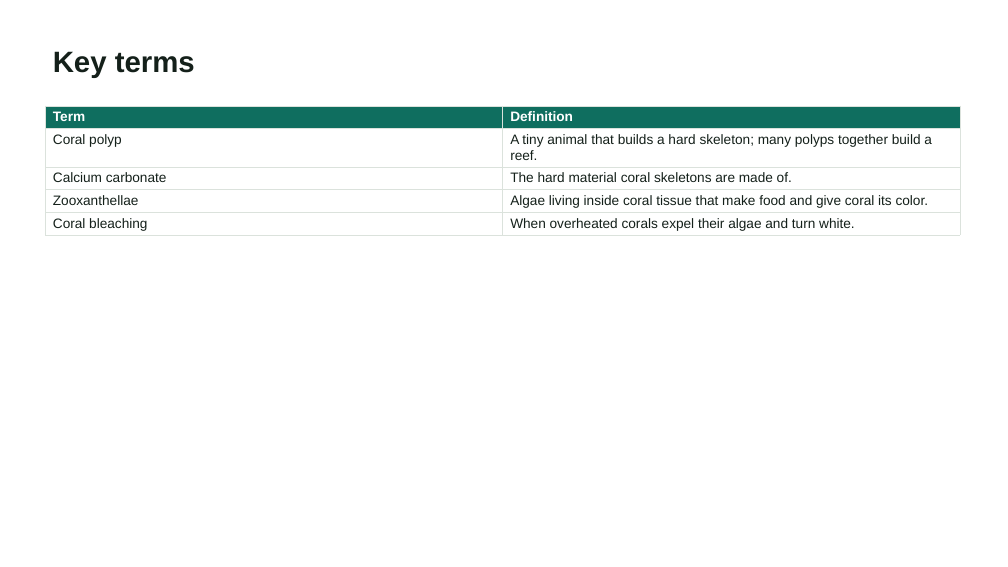
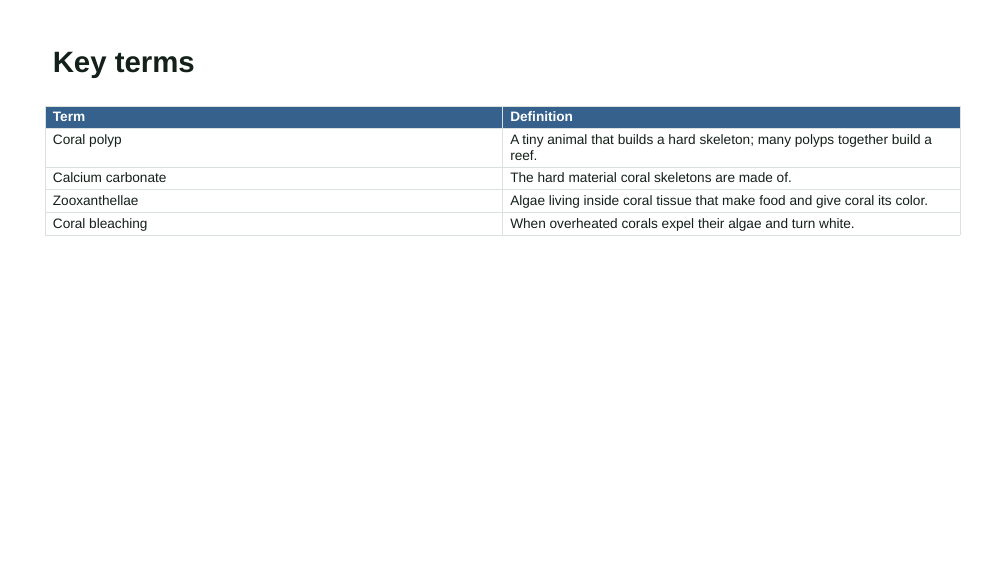
Before and after one commit to ginoangelo/skills-introduction-to-github, a slide deck: slide 6 of fieldwork/screenshots/sample-export-study-guide.pptx. Drawn at 1008x567 pixels with LibreOffice and Linux fonts; fonts in the diff are those of the drawing. Boxes give left, top, right and bottom in pixels: in the first picture for what was removed or moved away, otherwise in the second. Text is boxed around its words. In the diff, an @@ line names an element or a change of style, - is before the commit and + after.

```diff
--- a/fieldwork/screenshots/sample-export-study-guide.pptx
+++ b/fieldwork/screenshots/sample-export-study-guide.pptx
@@ table at (x1=45, y1=106, x2=960, y2=235) @@
@@ fill #0F6E5F to #35618C in row 1 @@
```
Also in this commit, not shown: 5 other slides changed, 33 other files.
